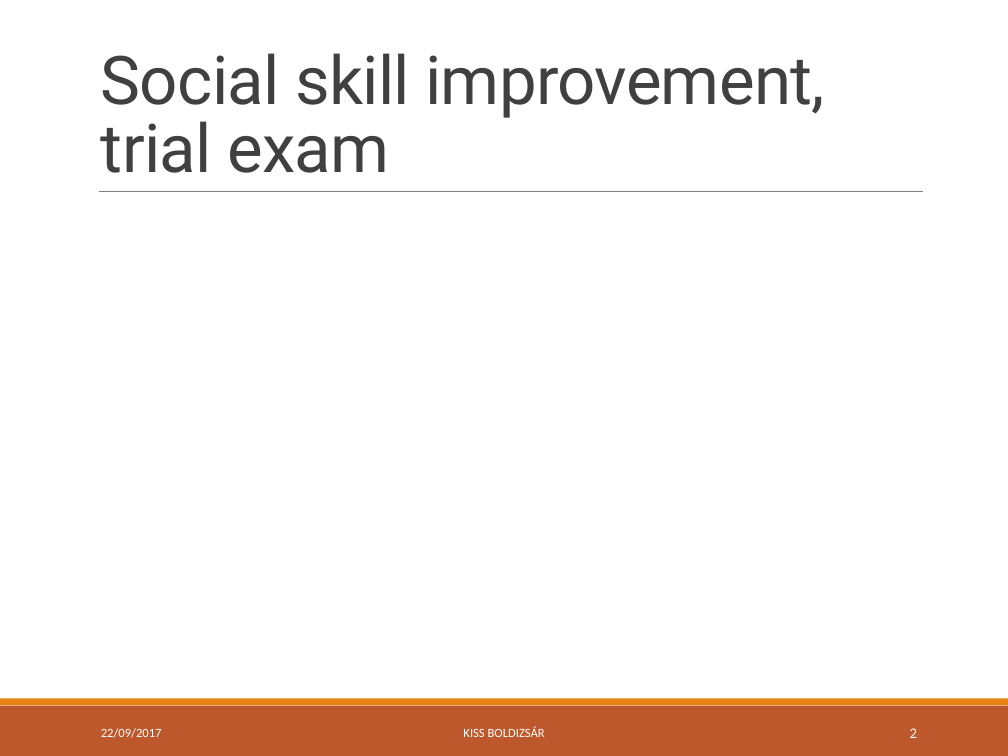
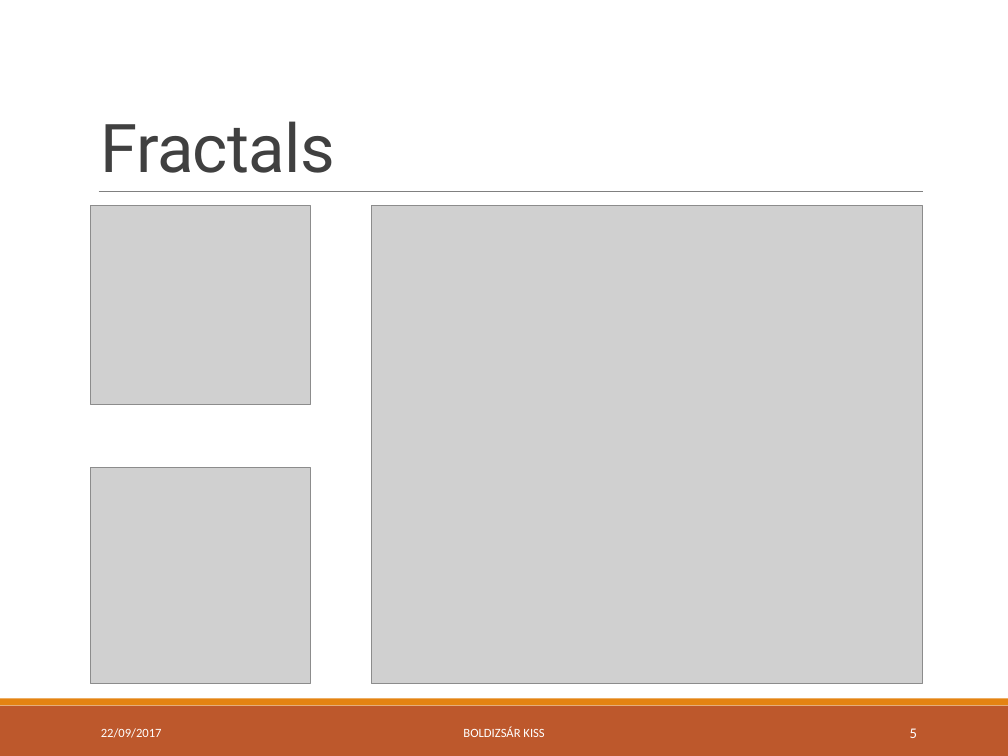
Before and after one commit to green-fox-academy/bpo106, a slide deck: slide 5 of week03/day05/demo/ppt-w03.pptx (slide 2 before the commit). Drawn at 1008x756 pixels with LibreOffice and Linux fonts; fonts in the diff are those of the drawing; grey boxes stand for pictures. Boxes give left, top, right and bottom in pixels: in the first picture for what was removed or moved away, otherwise in the second. Text is boxed around its words. In the diff, an @@ line names an element or a change of style, - is before the commit and + after.

```diff
--- a/week03/day05/demo/ppt-w03.pptx
+++ b/week03/day05/demo/ppt-w03.pptx
@@ title at box(101, 121, 335, 173): text changed @@
-Social skill improvement, trial exam
+Fractals
@@ picture added at box(91, 206, 310, 404) @@
@@ picture added at box(371, 206, 922, 683) @@
@@ picture added at box(91, 468, 310, 683) @@
@@ text at box(463, 726, 544, 737): text changed @@
-KISS BOLDIZSÁR
+BOLDIZSÁR KISS
@@ page number at box(910, 728, 917, 738): text changed @@
-2
+5
```
Also in this commit, not shown: 5 other slides changed, 3 slides added.
